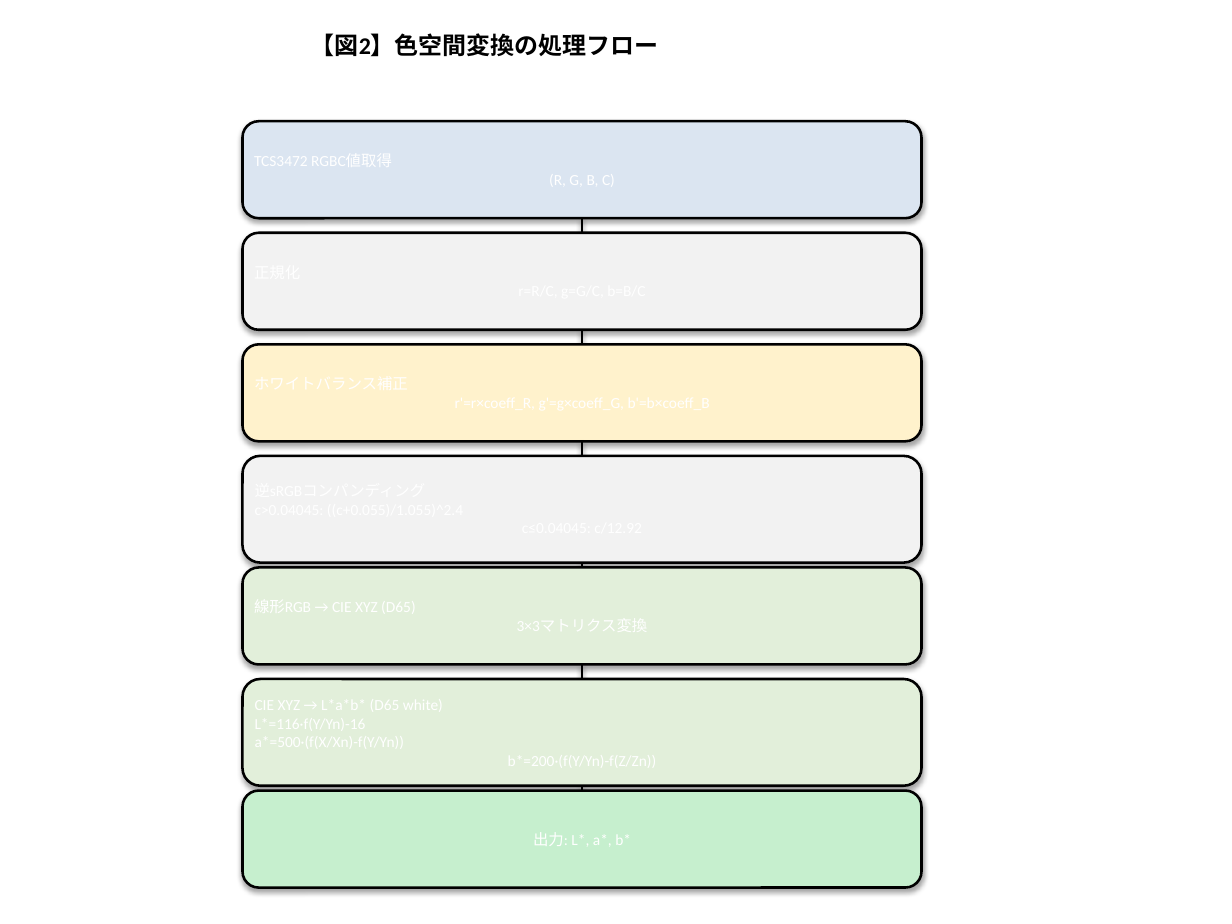
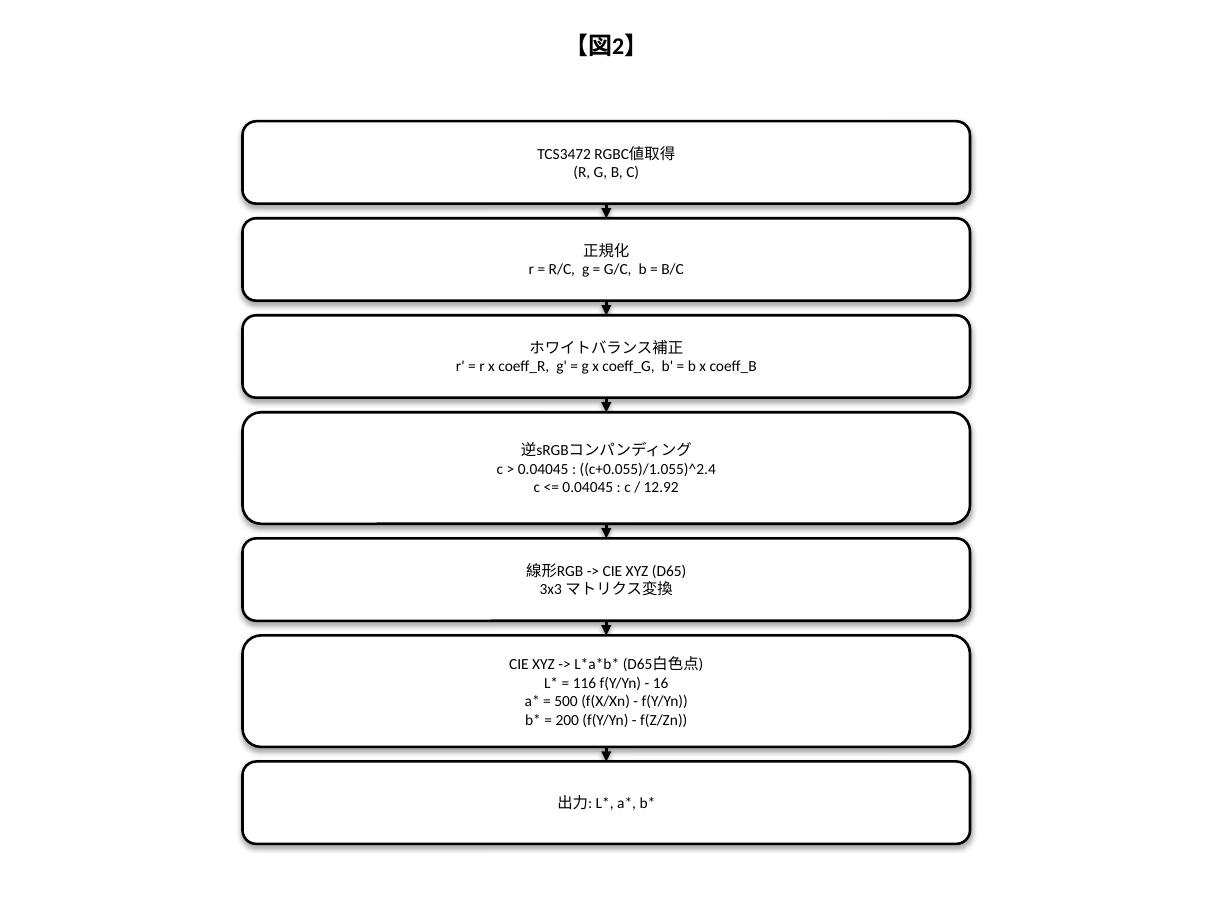
Before and after one commit to bougtoir/heat-accidents-mortality, a slide deck: slide 2 of color_cooking_concept/filing_docs/patent_figures.pptx. Drawn at 1232x924 pixels with LibreOffice and Linux fonts; fonts in the diff are those of the drawing. Boxes give left, top, right and bottom in pixels: in the first picture for what was removed or moved away, otherwise in the second. Text is boxed around its words. In the diff, an @@ line names an element or a change of style, - is before the commit and + after.

```diff
--- a/color_cooking_concept/filing_docs/patent_figures.pptx
+++ b/color_cooking_concept/filing_docs/patent_figures.pptx
@@ text at bbox=[564, 33, 648, 57]: text changed @@
-【図2】色空間変換の処理フロー
+【図2】
@@ rounded rectangle "TCS3472 RGBC値取得": place and size @@
-rounded rectangle "TCS3472 RGBC値取得" at bbox=[243, 121, 922, 218]
+rounded rectangle "TCS3472 RGBC値取得" at bbox=[243, 121, 971, 203]
@@ rounded rectangle "TCS3472 RGBC値取得" at bbox=[243, 121, 971, 203]: fill #DBE5F1 to #FFFFFF @@
@@ text in rounded rectangle at bbox=[537, 146, 675, 179]: text added @@
+TCS3472 RGBC値取得
+(R, G, B, C)
@@ line moved from (582, 218) - (582, 233) to (606, 203) - (606, 218) @@
@@ line (606, 203) - (606, 218): line to arrow @@
@@ rounded rectangle "正規化": place and size @@
-rounded rectangle "正規化" at bbox=[243, 233, 922, 330]
+rounded rectangle "正規化" at bbox=[243, 218, 971, 301]
@@ rounded rectangle "正規化" at bbox=[243, 218, 971, 301]: fill #F2F2F2 to #FFFFFF @@
@@ text in rounded rectangle at bbox=[529, 243, 684, 277]: text added @@
+正規化
+r = R/C, g = G/C, b = B/C
@@ rounded rectangle "ホワイトバランス補正": place and size @@
-rounded rectangle "ホワイトバランス補正" at bbox=[243, 345, 922, 442]
+rounded rectangle "ホワイトバランス補正" at bbox=[243, 315, 971, 398]
@@ rounded rectangle "ホワイトバランス補正" at bbox=[243, 315, 971, 398]: fill #FFF2CC to #FFFFFF @@
@@ line moved from (582, 330) - (582, 345) to (606, 301) - (606, 315) @@
@@ line (606, 301) - (606, 315): line to arrow @@
@@ text in rounded rectangle at bbox=[456, 340, 757, 374]: text added @@
+ホワイトバランス補正
+r' = r x coeff_R, g' = g x coeff_G, b' = b x coeff_B
@@ rounded rectangle "逆sRGBコンパンディング" at bbox=[243, 413, 971, 525]: fill #F2F2F2 to #FFFFFF @@
@@ rounded rectangle "逆sRGBコンパンディング": place and size @@
-rounded rectangle "逆sRGBコンパンディング" at bbox=[243, 456, 922, 563]
+rounded rectangle "逆sRGBコンパンディング" at bbox=[243, 413, 971, 525]
@@ line moved from (582, 441) - (582, 456) to (606, 398) - (606, 413) @@
@@ line (606, 398) - (606, 413): line to arrow @@
@@ text in rounded rectangle at bbox=[497, 442, 716, 492]: text added @@
+逆sRGBコンパンディング
+c > 0.04045 : ((c+0.055)/1.055)^2.4
+c <= 0.04045 : c / 12.92
@@ rounded rectangle "線形RGB -> CIE XYZ (D65)": place and size @@
-rounded rectangle "線形RGB -> CIE XYZ (D65)" at bbox=[243, 568, 922, 665]
+rounded rectangle "線形RGB -> CIE XYZ (D65)" at bbox=[243, 538, 971, 621]
@@ rounded rectangle "線形RGB -> CIE XYZ (D65)" at bbox=[243, 538, 971, 621]: fill #E2EFDA to #FFFFFF @@
@@ line moved from (582, 563) - (582, 578) to (606, 524) - (606, 538) @@
@@ line (606, 524) - (606, 538): line to arrow @@
@@ text in rounded rectangle at bbox=[526, 563, 686, 596]: text added @@
+線形RGB -> CIE XYZ (D65)
+3x3 マトリクス変換
@@ line moved from (582, 664) - (582, 679) to (606, 621) - (606, 636) @@
@@ line (606, 621) - (606, 636): line to arrow @@
@@ rounded rectangle "CIE XYZ -> L*a*b* (D65白色点)" at bbox=[243, 636, 971, 748]: fill #E2EFDA to #FFFFFF @@
@@ rounded rectangle "CIE XYZ -> L*a*b* (D65白色点)": place and size @@
-rounded rectangle "CIE XYZ -> L*a*b* (D65白色点)" at bbox=[243, 679, 922, 786]
+rounded rectangle "CIE XYZ -> L*a*b* (D65白色点)" at bbox=[243, 636, 971, 748]
@@ text in rounded rectangle at bbox=[509, 656, 704, 727]: text added @@
+CIE XYZ -> L*a*b* (D65白色点)
+L* = 116 f(Y/Yn) - 16
+a* = 500 (f(X/Xn) - f(Y/Yn))
+b* = 200 (f(Y/Yn) - f(Z/Zn))
@@ line moved from (582, 786) - (582, 801) to (606, 747) - (606, 761) @@
@@ line (606, 747) - (606, 761): line to arrow @@
@@ rounded rectangle "出力: L*, a*, b*": place and size @@
-rounded rectangle "出力: L*, a*, b*" at bbox=[243, 791, 922, 888]
+rounded rectangle "出力: L*, a*, b*" at bbox=[243, 761, 971, 844]
@@ rounded rectangle "出力: L*, a*, b*" at bbox=[243, 761, 971, 844]: fill #C6EFCE to #FFFFFF @@
@@ text in rounded rectangle at bbox=[557, 795, 656, 810]: text added @@
+出力: L*, a*, b*
```
Also in this commit, not shown: 6 other slides changed, 1 other file.
